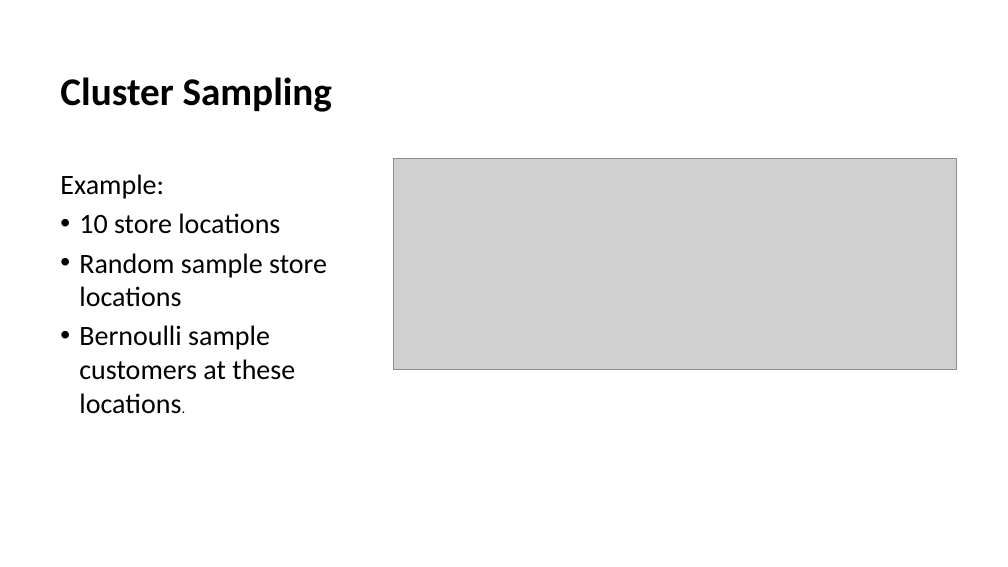
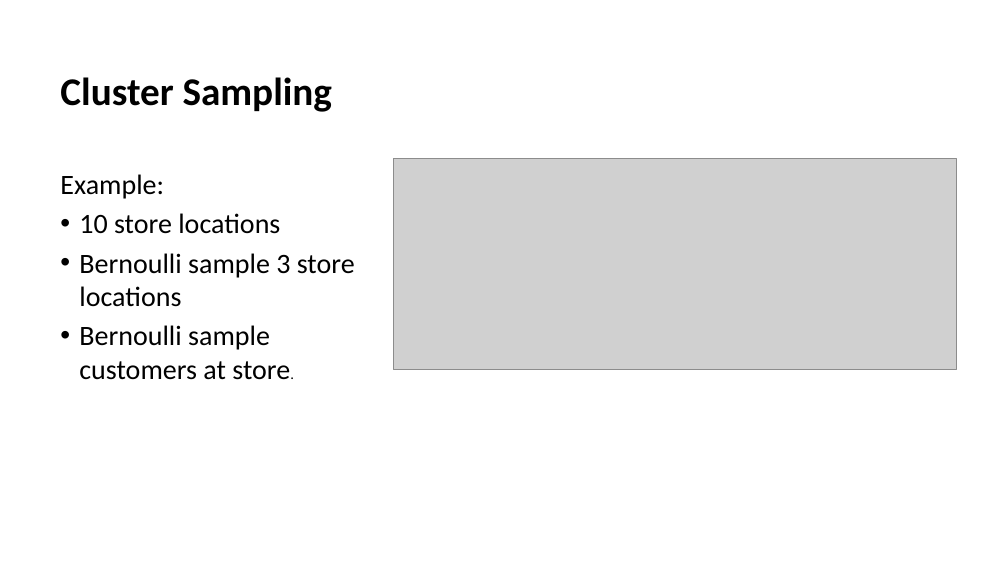
Before and after one commit to StephenElston/CSCI-E-83, a slide deck: slide 40 of LectureSlides/04_SamplingAndSimulation.pptx. Drawn at 1008x567 pixels with LibreOffice and Linux fonts; fonts in the diff are those of the drawing; grey boxes stand for pictures. Boxes give left, top, right and bottom in pixels: in the first picture for what was removed or moved away, otherwise in the second. Text is boxed around its words. In the diff, an @@ line names an element or a change of style, - is before the commit and + after.

Commit message:
Numerous improvements and typo corrections to slides

```diff
--- a/LectureSlides/04_SamplingAndSimulation.pptx
+++ b/LectureSlides/04_SamplingAndSimulation.pptx
@@ text at box(79, 253, 355, 380): text changed @@
-• Random sample store locations
-• Bernoulli sample customers at these locations.
+• Bernoulli sample 3 store locations
+• Bernoulli sample customers at store.
```
Also in this commit, not shown: 27 other slides changed.
